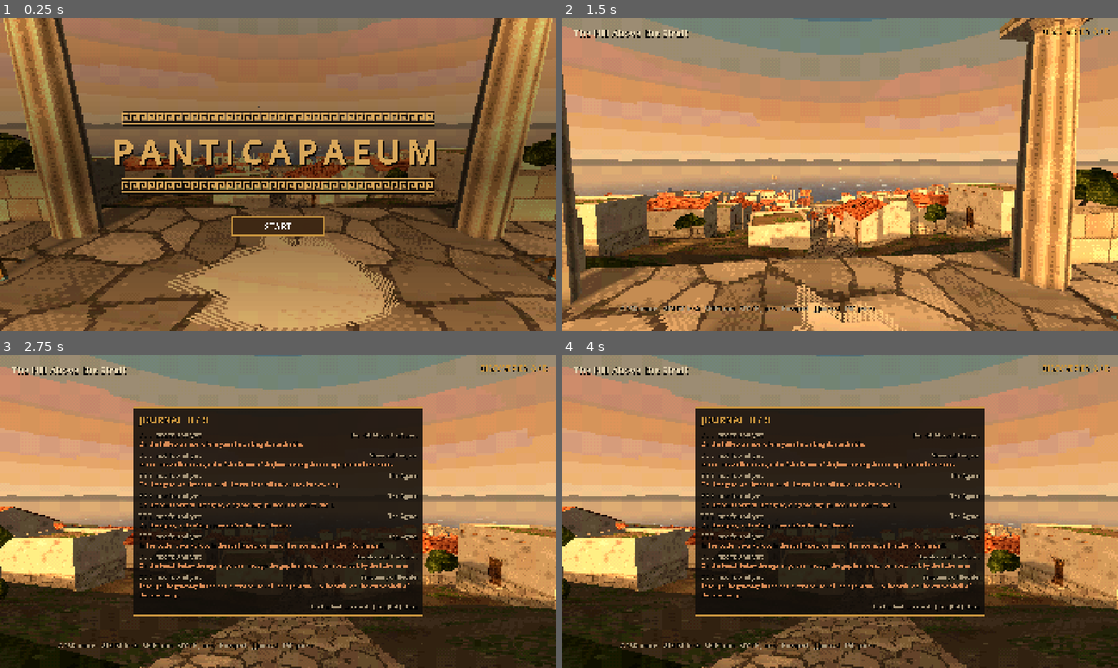
Above: before the commit, frames 1-4 (two rows, left to right).
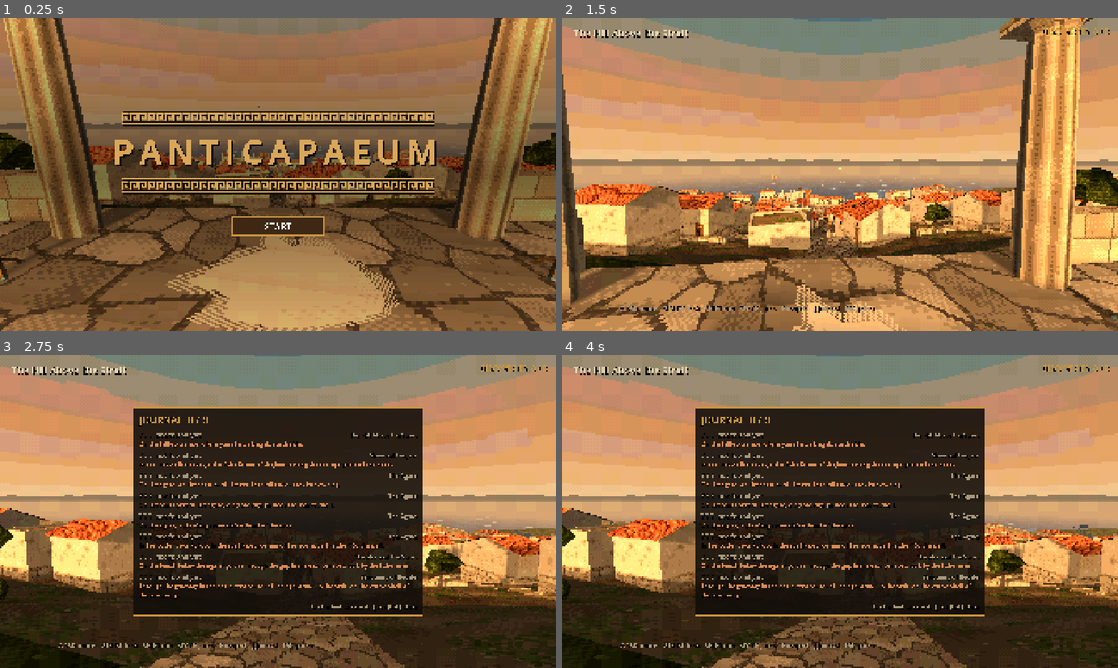
Above: after the commit, the same moments.

Repository: stadytady/metridat-game
Game: Godot game, scene res://scenes/main.tscn
Same seed, same stepped clock (60 frames per second), same inputs: the game is played once before the commit and once after it.
Inputs (mouse positions are in pixels of both pictures, inside the frame that each line leads up to):
- Up to frame 1 (0.25 s): no input
- Up to frame 2 (1.5 s): click "START" at 0.5 s; tap Enter (ui_accept) at 1.25 s; move the mouse to (867, 174) at 1.27 s; hold W (move_forward) from 1.28 s (still down); hold E (interact) from 1.28 s (still down); click (867, 174) at 1.42 s
- Up to frame 3 (2.75 s): keep holding W (move_forward); tap Space (jump) at 1.52, 1.82, 2.27, 2.57 s; move the mouse to (250, 511) at 2.02 s; release E (interact) at 2.03 s; tap J (journal) at 2.1 s
- Up to frame 4 (4 s): move the mouse to (895, 442) at 2.77 s; release W (move_forward) at 2.78 s; hold D (move_right) 2.78-3.5 s; hold Shift (sprint) 2.78-3.5 s; tap Enter (ui_accept) at 3.5 s; drag from (812, 574) to (673, 464) at 3.52 s

The runs differ from the first frame. In frame 1, 3.2% of the frame differs, in the area x 2-100%, y 37-60%; in frame 2, 8.5%; in frame 3, 8.7%, in the area x 0-100%, y 48-82%; in frame 4, 8.7%.

Commit message:
The city on the slopes built in terraces, as Panticapaeum was
The backdrop houses stood on a grid with straight lanes, which is how
planned cities on flat ground were laid out, not how Panticapaeum grew on
the slopes of its hill. Excavation reports describe the slopes cut into
terraces held up by stone retaining walls, houses on the terraces, streets
running along them and stepped lanes climbing between them. Now:

- Terrace streets follow the contour through a point every ten metres down
  the slope (smoothed so they bend with the hill, not with every bump); on
  the flatter ground east of the agora the streets keep the same
  north-south run.
- Houses stand in rows on both sides of each street, fronts on it,
  neighbours wall to wall with now and then a yard or a passage; none
  stands in another, on the stepped lanes or in the city centre.
- Stepped lanes run straight down the slope between the terraces, with
  stone steps where the ground drops.
- Retaining walls run along the downhill edge of the terrace streets where
  the ground falls away, left open where a lane comes through.

Smoke pots and lit windows carry over. Tests: test_backdrop.gd rewritten
(terraces follow the ground, lanes go downhill, every house fronts a
street and none overlaps another - fails without the overlap check -
lanes clear of houses, half the windows lit).

Co-Authored-By: Claude Opus 5.5 <noreply@anthropic.com>
Claude-Session: https://claude.ai/code/session_01BeH1ytBbskbe7UWGtZWb5X

Diff:
--- a/scripts/world/backdrop.gd
+++ b/scripts/world/backdrop.gd
@@ -1,18 +1,26 @@
 extends District
-## The rest of the city as seen from the hill: terraces of simple houses on the
-## slopes, batched into one mesh, and the city wall with towers on the ridges.
-## Everything collides, but the walls also bound the play area north and south.
+## The rest of the city on the slopes of the hill, built as Panticapaeum was:
+## the slopes cut into terraces held up by stone retaining walls, a street
+## along each terrace following the lie of the ground, rows of houses fronting
+## it, wall to wall, and steep stepped lanes running straight down the slope
+## between the terraces. On the flatter ground east of the agora the streets
+## keep the same north-south run. Batched into one mesh; everything collides,
+## and the city wall bounds the play area north and south.
 ##
-## Lived in: trodden lanes run between the rows down towards the main street,
-## hearth smoke rises from some roofs through the day, and after dusk lamps
-## show in some windows.
+## Lived in: hearth smoke rises from some roofs through the day, and after
+## dusk lamps show in some windows.
 
 const WALL_Z := 78.0
-const STEP := 9.0
-## Lanes: east-west in every other gap between the rows, north-south every
-## third; houses standing on a lane are nudged off it.
-const LANES_Z := [-67.5, -49.5, -31.5, -13.5, 22.5, 40.5, 58.5]
-const LANES_X := [-59.5, -32.5, -5.5, 21.5, 48.5]
+## Terrace streets: about every ten metres down the slope, each following the
+## contour through that point; north-south runs at these x on the flatter
+## ground east of the agora.
+const TERRACES_X := [-58.0, -48.0, -38.0, -28.0, -18.0, -8.0]
+const FLAT_STREETS_X := [14.0, 28.0, 42.0]
+const TERRACE_SLOPE_END := 4.0
+## Stepped lanes down the slope, at about these z.
+const STAIRS_Z := [-64.0, -46.0, -28.0, 20.0, 37.0, 55.0]
+const Z_SPAN := Vector2(-73.0, 73.0)
+const Z_STEP := 2.5
 const LANE_HALF := 0.9
 const LANE_SEG := 1.5
 ## Hearths smoking: one roof in this many.
@@ -25,87 +33,206 @@
 var _atm: Node
 
 
-## The houses, drawn from the city's seed in the order the city has always
-## been built (so nothing moves): {pos, yaw, w, d, h, opts}. Houses on the
-## walk-in house's plot keep their draws but are left out.
+## Where the ground falls through `level` going east (downhill) at z: the contour.
+static func _contour_x(level: float, z: float) -> float:
+	var x := -66.0
+	while x < TERRACE_SLOPE_END:
+		if Topo.terrain(x, z) <= level:
+			var lo := x - 1.0
+			var hi := x
+			for i in 6:
+				var mid := (lo + hi) / 2.0
+				if Topo.terrain(mid, z) > level:
+					lo = mid
+				else:
+					hi = mid
+			return hi
+		x += 1.0
+	return NAN
+
+
+## The terrace streets as polylines of (x, z), north to south. A contour that
+## leaves the slope is broken there; each run is smoothed so the street bends
+## with the hill, not with every bump in it.
+static func streets() -> Array:
+	var out := []
+	for x_at: float in TERRACES_X:
+		# the terrace's height: the ground at that x, either side of the street axis
+		var level := (Topo.terrain(x_at, 30.0) + Topo.terrain(x_at, -30.0)) / 2.0
+		var run := PackedVector2Array()
+		var z := Z_SPAN.x
+		while z <= Z_SPAN.y:
+			var x := _contour_x(level, z)
+			if is_nan(x):
+				if run.size() > 3:
+					out.append(_smooth(run))
+				run = PackedVector2Array()
+			else:
+				run.append(Vector2(x, z))
+			z += Z_STEP
+		if run.size() > 3:
+			out.append(_smooth(run))
+	for x0: float in FLAT_STREETS_X:
+		var run := PackedVector2Array()
+		var z := Z_SPAN.x
+		while z <= Z_SPAN.y:
+			run.append(Vector2(x0 + 2.2 * sin(z * 0.045 + x0) + 1.2 * sin(z * 0.11), z))
+			z += Z_STEP
+		out.append(run)
+	return out
+
+
+static func _smooth(run: PackedVector2Array) -> PackedVector2Array:
+	var out := PackedVector2Array()
+	for i in run.size():
+		var sx := 0.0
+		var n := 0
+		for k in range(maxi(0, i - 2), mini(run.size(), i + 3)):
+			sx += run[k].x
+			n += 1
+		out.append(Vector2(sx / n, run[i].y))
+	return out
+
+
+## The stepped lanes, straight down the slope (west to east), wandering a little.
+static func stairs() -> Array:
+	var out := []
+	for z0: float in STAIRS_Z:
+		var run := PackedVector2Array()
+		var x := -66.0
+		while x <= 56.0:
+			run.append(Vector2(x, z0 + 2.0 * sin(x * 0.06 + z0) + 0.8 * sin(x * 0.17)))
+			x += Z_STEP
+		out.append(run)
+	return out
+
+
+static func _dist_to(runs: Array, p: Vector2) -> float:
+	var best := INF
+	for run: PackedVector2Array in runs:
+		for i in run.size() - 1:
+			var a := run[i]
+			var b := run[i + 1]
+			if minf(absf(p.x - a.x), absf(p.x - b.x)) > best + 4.0 and minf(absf(p.y - a.y), absf(p.y - b.y)) > best + 4.0:
+				continue  # a segment (at most a few metres long) this far off cannot be nearer
+			var ab := b - a
+			var t := clampf((p - a).dot(ab) / ab.length_squared(), 0.0, 1.0)
+			best = minf(best, p.distance_to(a + ab * t))
+	return best
+
+
+static func _footprint(hs: Dictionary) -> Array[Vector2]:
+	var basis := Basis.from_euler(Vector3(0, hs.yaw, 0))
+	var out: Array[Vector2] = []
+	for sx: float in [-0.5, 0.0, 0.5]:
+		for sz: float in [-0.5, 0.0, 0.5]:
+			var q := basis * Vector3(sx * hs.w, 0, sz * hs.d)
+			out.append(hs.pos + Vector2(q.x, q.z))
+	return out
+
+
+## `others`: the street runs other than the one the house fronts (its own
+## street bends under the corners of a straight house on a curve).
+static func _site_ok(hs: Dictionary, houses: Array, stair_runs: Array, others: Array) -> bool:
+	for p in _footprint(hs):
+		if Topo.is_reserved(p.x, p.y, 1.0) or Topo.in_house(p.x, p.y, 2.0) or Topo.on_pier(p.x, p.y, 2.0):
+			return false
+		if Topo.terrain(p.x, p.y) < 2.2 or absf(p.y) > WALL_Z - 4.0:
+			return false
+		if _dist_to(stair_runs, p) < LANE_HALF + 0.4 or _dist_to(others, p) < LANE_HALF + 0.2:
+			return false
+		if on_house(houses, p.x, p.y, -0.15):  # neighbours may share a wall, not overlap
+			return false
+	return true
+
+
+## The houses: rows along both sides of each street, fronts on the street,
+## neighbours wall to wall with now and then a gap or a yard.
+## {pos, yaw, w, d, h, opts}.
 static func plan() -> Array:
 	var out := []
 	var rng := RandomNumberGenerator.new()
 	rng.seed = 2024
-	var x := -64.0
-	while x < 60.0:
-		var z := -72.0
-		while z < 72.0:
-			var px := x + rng.randf_range(-2.0, 2.0)
-			var pz := z + rng.randf_range(-2.0, 2.0)
-			z += STEP
-			if absf(pz) < 12.0 or Topo.is_reserved(px, pz, 2.0) or rng.randf() < 0.18:
+	var street_runs := streets()
+	var stair_runs := stairs()
+	# every street gets a row on its uphill (west) side first, then a row on
+	# its downhill side wherever the ground between the terraces is still free
+	for r in street_runs.size() * 2:
+		var run: PackedVector2Array = street_runs[r % street_runs.size()]
+		var east := r >= street_runs.size()
+		var others := street_runs.filter(func(o: PackedVector2Array) -> bool: return o != run)
+		var i := 0
+		var carry := rng.randf_range(0.0, 3.0)
+		while i < run.size() - 1:
+			var a := run[i]
+			var b := run[i + 1]
+			var seg := a.distance_to(b)
+			if carry > seg:
+				carry -= seg
+				i += 1
 				continue
-			if Topo.terrain(px, pz) < 2.2:
-				continue  # keep the shore free
-			var w := rng.randf_range(5.0, 8.0)
-			var d := rng.randf_range(4.5, 7.0)
-			# face downhill (east) or towards the street axis, with a little jitter
-			var yaw := (PI / 2.0 if rng.randf() < 0.5 else (0.0 if pz < 0 else PI)) + rng.randf_range(-0.12, 0.12)
-			var h := rng.randf_range(3.0, 4.3)
-			var opts := {
-				"roof": "gable" if rng.randf() < 0.65 else "flat",
-				"door": rng.randf() < 0.6,
-				"windows": rng.randi_range(0, 1),
-				"seed": int(px * 10.0) * 1000 + int(pz * 10.0),
+			var w := rng.randf_range(4.5, 7.5)
+			var d := rng.randf_range(4.5, 6.5)
+			var p := a.lerp(b, carry / seg)
+			var t := (b - a).normalized()
+			var n := Vector2(-t.y, t.x)
+			if (n.x > 0.0) != east:
+				n = -n  # uphill (west) on the first pass, downhill (east) on the second
+			var front := p + n * (LANE_HALF + 0.4)
+			var hs := {
+				"pos": front + n * (d / 2.0),
+				"yaw": atan2(-n.x, -n.y),
+				"w": w, "d": d,
+				"h": rng.randf_range(3.0, 4.3),
+				"opts": {
+					"roof": "gable" if rng.randf() < 0.65 else "flat",
+					"door": rng.randf() < 0.7,
+					"door_x": rng.randf_range(-w / 2.0 + 1.0, w / 2.0 - 1.0),
+					"windows": rng.randi_range(0, 2),
+					"seed": int(p.x * 10.0) * 1000 + int(p.y * 10.0),
+				},
 			}
-			if not Topo.in_house(px, pz, 6.0):
-				var p := clear_of_lanes(Vector2(px, pz), yaw, w, d)
-				out.append({"pos": p, "yaw": yaw, "w": w, "d": d, "h": h, "opts": opts})
-		x += STEP
-	return out
-
-
-## A house's centre moved just far enough that its footprint leaves the lanes free.
-static func clear_of_lanes(p: Vector2, yaw: float, w: float, d: float) -> Vector2:
-	var ex := absf(cos(yaw)) * w / 2.0 + absf(sin(yaw)) * d / 2.0
-	var ez := absf(sin(yaw)) * w / 2.0 + absf(cos(yaw)) * d / 2.0
-	for lz: float in LANES_Z:
-		var need := ez + LANE_HALF + 0.3
-		if absf(p.y - lz) < need:
-			p.y = lz + need * (1.0 if p.y >= lz else -1.0)
-	for lx: float in LANES_X:
-		var need := ex + LANE_HALF + 0.3
-		if absf(p.x - lx) < need:
-			p.x = lx + need * (1.0 if p.x >= lx else -1.0)
-	return p
+			# along the row: the next house about one width on, wall to wall,
+			# sometimes after a gap (a yard, a passage)
+			var step := w + (rng.randf_range(1.5, 3.5) if rng.randf() < 0.25 else 0.05)
+			if _site_ok(hs, out, stair_runs, others):
+				out.append(hs)
+			else:
+				step = 2.0
+			carry += step
+	return out
 
 
 ## Is (x, z) on a house's footprint (with a margin)?
 static func on_house(houses: Array, x: float, z: float, margin: float) -> bool:
 	for hs: Dictionary in houses:
+		if absf(x - hs.pos.x) > 6.0 + margin or absf(z - hs.pos.y) > 6.0 + margin:
+			continue  # far off: no house here is more than 12 m across
 		var local := Basis.from_euler(Vector3(0, hs.yaw, 0)).inverse() * Vector3(x - hs.pos.x, 0, z - hs.pos.y)
 		if absf(local.x) < hs.w / 2.0 + margin and absf(local.z) < hs.d / 2.0 + margin:
 			return true
 	return false
 
 
-## Lane pieces [a, b] (on the ground plane) between the rows, cut wherever a
-## house, the reserved city centre or the shore is in the way.
+static func _lane_ok(houses: Array, m: Vector2) -> bool:
+	return not (on_house(houses, m.x, m.y, LANE_HALF) or Topo.is_reserved(m.x, m.y, 1.0) or Topo.in_house(m.x, m.y, 1.0)
+			or Topo.on_pier(m.x, m.y, 1.0) or Topo.terrain(m.x, m.y) < 2.4 or absf(m.y) > WALL_Z - 3.0)
+
+
+## Lane pieces [a, b] along the terrace streets and down the stepped lanes,
+## cut wherever a house, the city centre or the shore is in the way.
 static func lanes(houses: Array) -> Array:
 	var out := []
-	var runs := []
-	for z: float in LANES_Z:
-		runs.append([Vector2(-66.0, z), Vector2(62.0, z)])
-	for x: float in LANES_X:
-		runs.append([Vector2(x, -74.0), Vector2(x, 74.0)])
-	for r: Array in runs:
-		var a: Vector2 = r[0]
-		var b: Vector2 = r[1]
-		var n := int(a.distance_to(b) / LANE_SEG)
-		for k in n:
-			var p0 := a.lerp(b, float(k) / n)
-			var p1 := a.lerp(b, float(k + 1) / n)
-			var m := (p0 + p1) / 2.0
-			if on_house(houses, m.x, m.y, LANE_HALF + 0.2) or Topo.is_reserved(m.x, m.y, 1.0) \
-					or Topo.in_house(m.x, m.y, 1.0) or Topo.terrain(m.x, m.y) < 2.4 or absf(m.y) > WALL_Z - 3.0:
-				continue
-			out.append([p0, p1])
+	for run: PackedVector2Array in streets() + stairs():
+		for i in run.size() - 1:
+			var a := run[i]
+			var b := run[i + 1]
+			var n := maxi(1, int(a.distance_to(b) / LANE_SEG))
+			for k in n:
+				var p0 := a.lerp(b, float(k) / n)
+				var p1 := a.lerp(b, float(k + 1) / n)
+				if _lane_ok(houses, (p0 + p1) / 2.0):
+					out.append([p0, p1])
 	return out
 
 
@@ -121,6 +248,7 @@
 	_glow = glow.build("WindowGlow")
 	add_child(_glow)
 	_lanes(houses)
+	_terraces(houses)
 	_hearths(houses)
 
 
@@ -159,6 +287,47 @@
 	var node := kit.build("Lanes")
 	add_child(node)
 	(node.get_node("Mesh") as GeometryInstance3D).cast_shadow = GeometryInstance3D.SHADOW_CASTING_SETTING_OFF
+
+
+## Retaining walls along the downhill edge of each terrace street (left open
+## where a stepped lane comes through), and stone steps down the steep lanes.
+func _terraces(houses: Array) -> void:
+	var kit := MeshKit.new()
+	var stair_runs := stairs()
+	for run: PackedVector2Array in streets():
+		for i in run.size() - 1:
+			var a := run[i]
+			var b := run[i + 1]
+			var m := (a + b) / 2.0
+			if not _lane_ok(houses, m) or _dist_to(stair_runs, m) < 2.2:
+				continue
+			var t := (b - a).normalized()
+			var down := Vector2(t.y, -t.x)
+			if down.x < 0.0:
+				down = -down  # east, downhill
+			var e := m + down * (LANE_HALF + 0.2)
+			var top := Topo.terrain(m.x, m.y) + 0.35
+			var foot := Topo.terrain(e.x + down.x * 0.8, e.y + down.y * 0.8)
+			if top - foot < 0.5:
+				continue  # the ground hardly falls here: no wall needed
+			kit.xform = Transform3D(Basis(Vector3.UP, atan2(-t.y, t.x)), Vector3(e.x, (top + foot - 0.4) / 2.0, e.y))
+			kit.solid_box("limestone", Vector3.ZERO, Vector3(a.distance_to(b) + 0.08, top - foot + 0.4, 0.45), ["bottom"])
+	for run: PackedVector2Array in stair_runs:
+		for i in run.size() - 1:
+			var a := run[i]
+			var b := run[i + 1]
+			var t := (b - a).normalized()
+			var n := int(a.distance_to(b) / 1.1)
+			for k in n:
+				var p := a.lerp(b, (k + 0.5) / n)
+				var q := p + t * 1.1
+				var drop := Topo.terrain(p.x, p.y) - Topo.terrain(q.x, q.y)
+				if drop < 0.15 or not _lane_ok(houses, p):
+					continue
+				kit.xform = Transform3D(Basis(Vector3.UP, atan2(-t.y, t.x)), Vector3(p.x, Topo.terrain(p.x, p.y) + 0.02, p.y))
+				kit.box("limestone", Vector3.ZERO, Vector3(0.3, 0.16, LANE_HALF * 2.0), ["bottom"])
+	kit.xform = Transform3D.IDENTITY
+	add_child(kit.build("Terraces"))
 
 
 ## Smoke from the hearths under some roofs, through the day.
--- a/tests/test_backdrop.gd
+++ b/tests/test_backdrop.gd
@@ -1,28 +1,50 @@
 extends "res://tests/test_case.gd"
-## The city around: its lanes run clear of every house, the houses stay off
-## the reserved centre, and about half the lit windows' seeds come up lit.
+## The city on the slopes, built in terraces: the terrace streets follow the
+## ground, every house fronts a street and none stands on another, the stepped
+## lanes run downhill, lanes never pass under a house, and about half the
+## lit windows' seeds come up lit.
 
 const B := preload("res://scripts/world/backdrop.gd")
 
 
+func test_terrace_streets_follow_the_ground() -> void:
+	var runs: Array = B.streets()
+	check(runs.size() >= B.TERRACES_X.size(), "few streets: %d" % runs.size())
+	for r in B.TERRACES_X.size():
+		var run: PackedVector2Array = runs[r]
+		var hs := []
+		for p in run:
+			hs.append(Topo.terrain(p.x, p.y))
+		hs.sort()
+		# a contour street: its ends stay within a couple of metres of each other in height
+		check(hs[-1] - hs[0] < 3.0, "terrace street %d climbs %.1f m" % [r, hs[-1] - hs[0]])
+
+
+func test_stepped_lanes_run_downhill() -> void:
+	for run: PackedVector2Array in B.stairs():
+		check(Topo.terrain(run[0].x, run[0].y) > Topo.terrain(run[-1].x, run[-1].y) + 5.0, "a stepped lane that does not go down: %s" % run[0])
+
+
+func test_houses_front_streets_and_keep_apart() -> void:
+	var houses: Array = B.plan()
+	check(houses.size() > 100, "a thin city: %d houses" % houses.size())
+	var runs: Array = B.streets()
+	for i in houses.size():
+		var hs: Dictionary = houses[i]
+		var front: Vector2 = hs.pos + Vector2(sin(hs.yaw), cos(hs.yaw)) * (hs.d / 2.0)
+		check(B._dist_to(runs, front) < B.LANE_HALF + 1.2, "house at %s does not front a street" % hs.pos)
+		var others := houses.slice(0, i) + houses.slice(i + 1)
+		check(not B.on_house(others, hs.pos.x, hs.pos.y, -0.2), "house at %s stands in another" % hs.pos)
+		check(not Topo.in_house(hs.pos.x, hs.pos.y, 2.0), "house on the walk-in house's plot at %s" % hs.pos)
+
+
 func test_lanes_run_clear_of_the_houses() -> void:
 	var houses: Array = B.plan()
-	check(houses.size() > 100, "a thin city: %d houses" % houses.size())
 	var segs: Array = B.lanes(houses)
 	check(segs.size() > 300, "few lanes: %d pieces" % segs.size())
 	for s: Array in segs:
-		for f: float in [0.0, 0.5, 1.0]:
-			var p: Vector2 = (s[0] as Vector2).lerp(s[1], f)
-			check(not B.on_house(houses, p.x, p.y, B.LANE_HALF), "lane under a house at %s" % p)
-	# every house was nudged off the lane lines
-	for hs: Dictionary in houses:
-		for lz: float in B.LANES_Z:
-			check(not B.on_house([hs], hs.pos.x, lz, B.LANE_HALF), "house at %s straddles the lane z=%.1f" % [hs.pos, lz])
-
-
-func test_houses_keep_off_the_centre() -> void:
-	for hs: Dictionary in B.plan():
-		check(not Topo.in_house(hs.pos.x, hs.pos.y, 2.0), "house on the walk-in house's plot at %s" % hs.pos)
+		var m: Vector2 = ((s[0] as Vector2) + (s[1] as Vector2)) / 2.0
+		check(not B.on_house(houses, m.x, m.y, B.LANE_HALF - 0.05), "lane under a house at %s" % m)
 
 
 func test_about_half_the_windows_are_lit() -> void:
